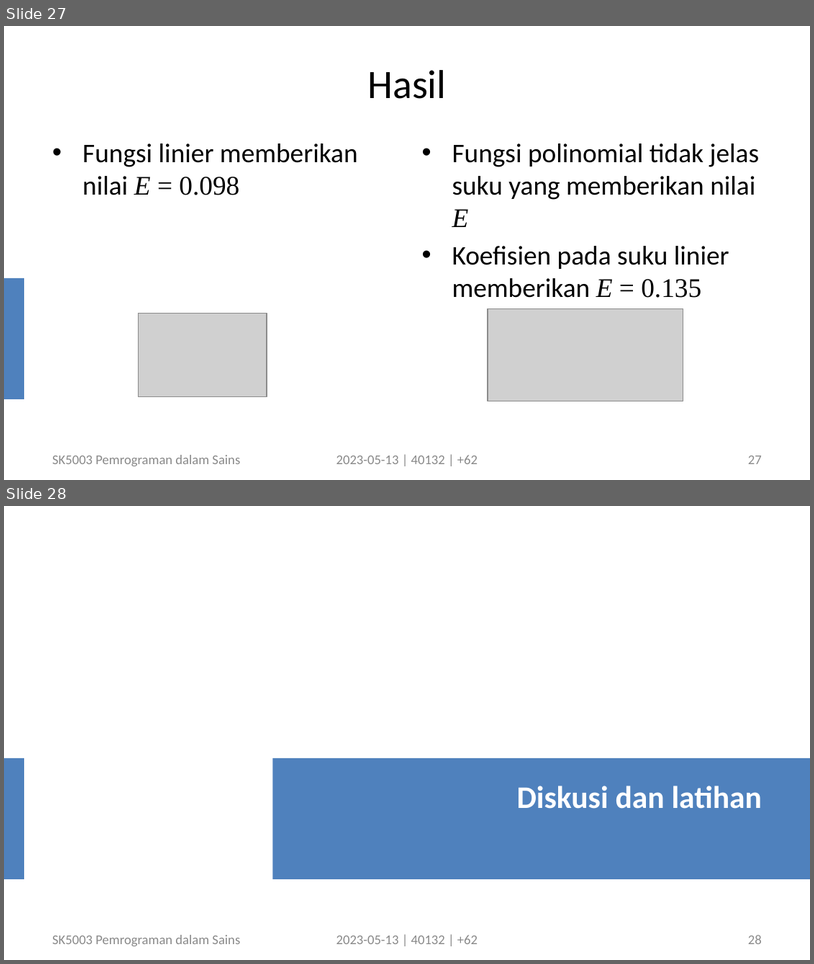
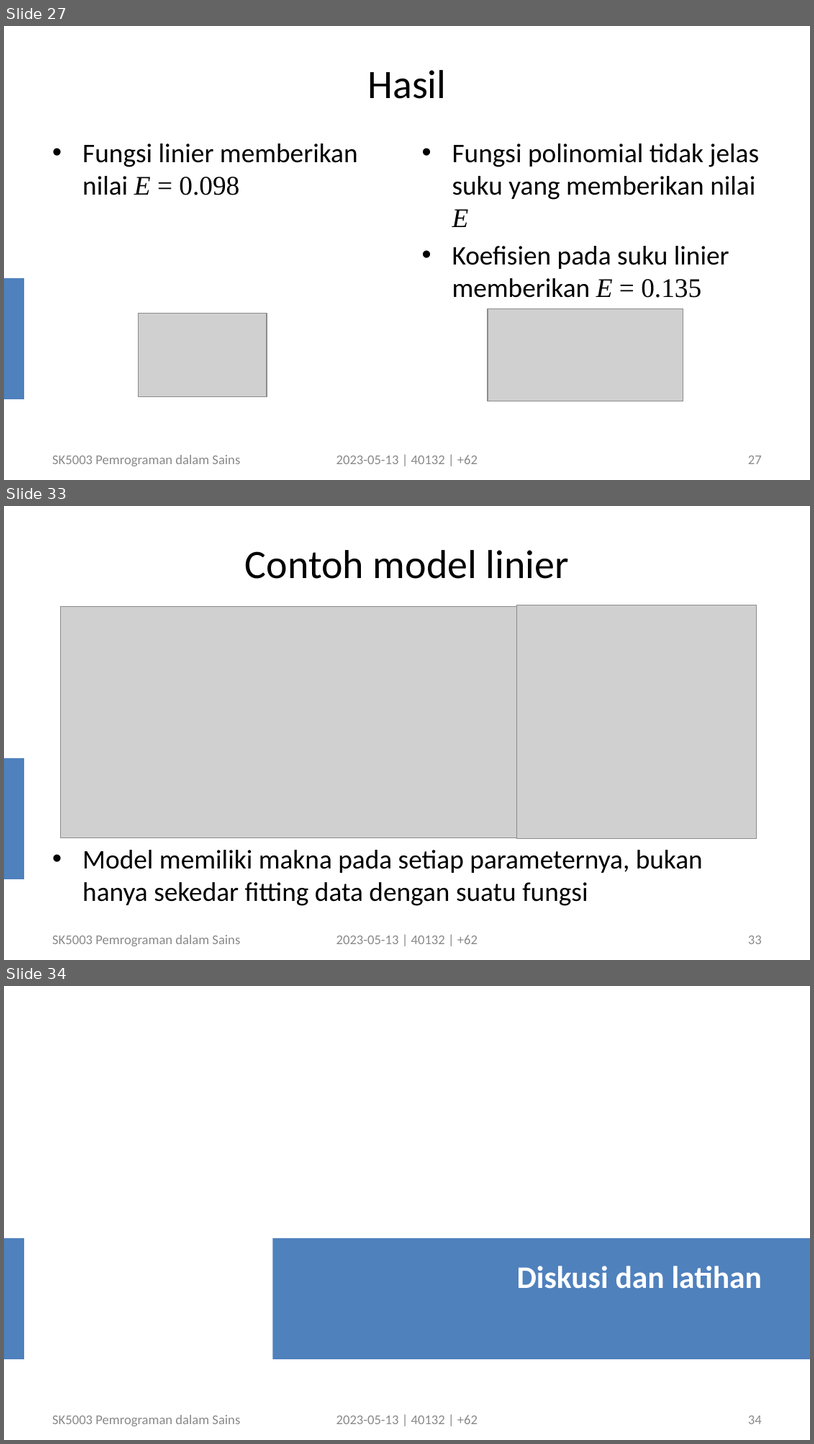
Before and after one commit to dudung/sk5003-02-2022-2, a slide deck: note/08/sk5003_w08_growth_model_20230513_v4.pptx. Shown one above the other, each under a label of ours: slides 27 and 28 before the commit, slides 27, 33 and 34 after it; the slides between them are not shown. The pictures are 814x964 and 814x1444 pixels, drawn with LibreOffice and Linux fonts; fonts in the diff are those of the drawing; grey boxes stand for pictures. Boxes give left, top, right and bottom in pixels: in the first picture for what was removed or moved away, otherwise in the second. Text is boxed around its words. In the diff, an @@ line names an element or a change of style, - is before the commit and + after.

```diff
--- a/note/08/sk5003_w08_growth_model_20230513_v4.pptx
+++ b/note/08/sk5003_w08_growth_model_20230513_v4.pptx
@@ slide 33 added at <box>4,506,810,960</box>, background #FFFFFF; not listed: 1 template element that a slide beside it also shows @@
@@ title added at <box>245,550,569,579</box>, 36 pt, text #000000 @@
+Contoh model linier
@@ picture added at <box>60,606,517,836</box> @@
@@ picture added at <box>517,605,756,839</box> @@
@@ text added at <box>82,849,703,906</box>, 24 pt, text #000000 @@
+• Model memiliki makna pada setiap parameternya, bukan hanya sekedar fitting data dengan suatu fungsi
@@ text added at <box>52,934,240,946</box>, 12 pt, text #898989 @@
+SK5003 Pemrograman dalam Sains
@@ text added at <box>337,934,478,944</box>, 12 pt, text #898989 @@
+2023-05-13 | 40132 | +62
@@ page number added at <box>748,935,762,944</box>, 12 pt, text #8C8C8C @@
+33
@@ what was slide 28 is now slide 34 @@
@@ page number at <box>748,1415,762,1424</box>: text changed @@
-28
+34
```
Also in this commit, not shown: 3 slides changed, 5 other slides added.
